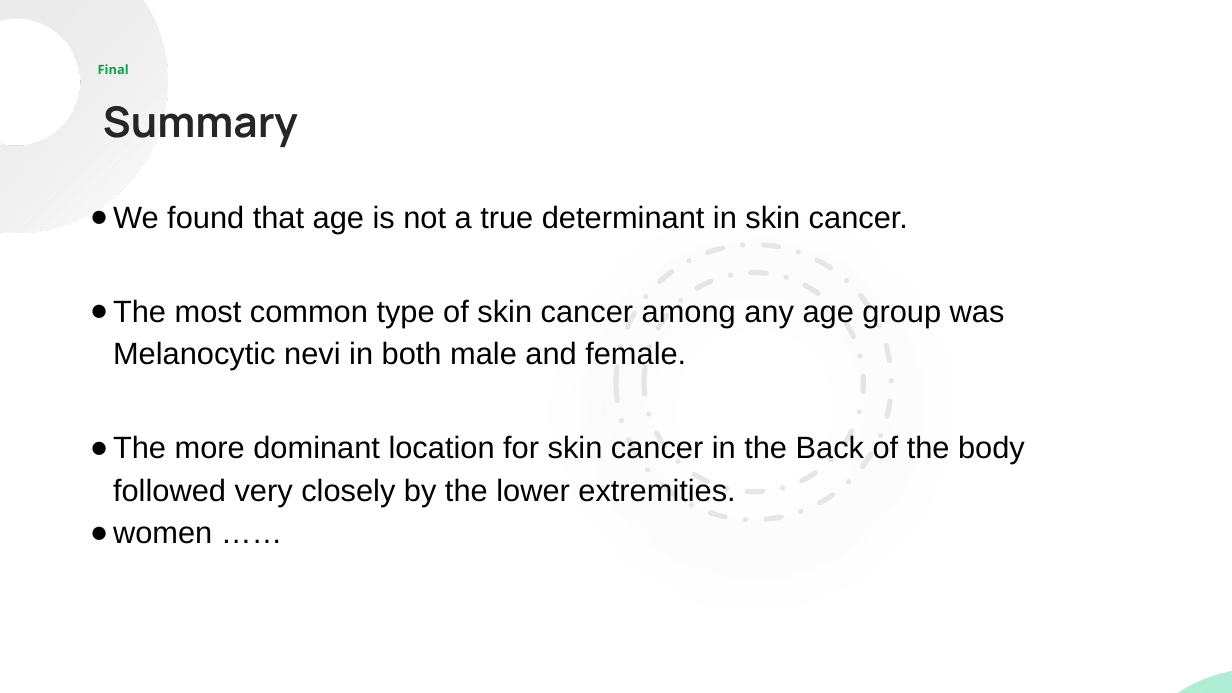
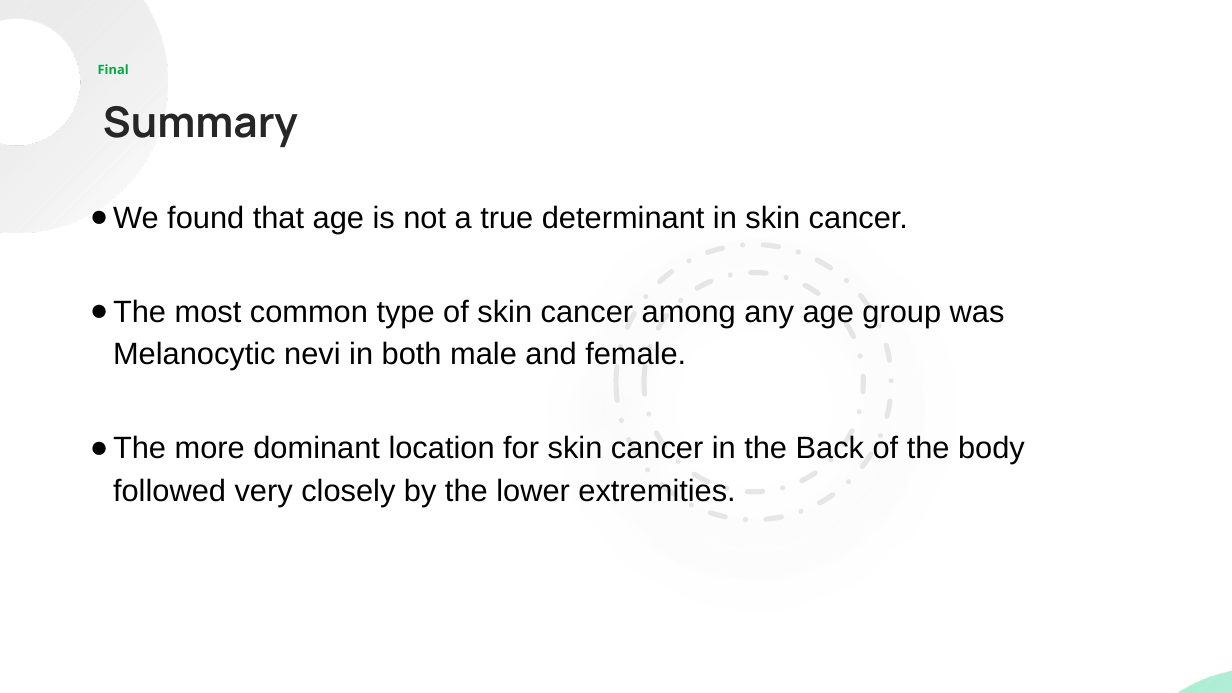
Before and after one commit to Mcusac/Project-1, a slide deck: slide 14 of Skin Cancer Final .pptx (slide 15 before the commit). Drawn at 1232x693 pixels with LibreOffice and Linux fonts; fonts in the diff are those of the drawing. Boxes give left, top, right and bottom in pixels: in the first picture for what was removed or moved away, otherwise in the second. Text is boxed around its words. In the diff, an @@ line names an element or a change of style, - is before the commit and + after.

```diff
--- a/Skin Cancer Final .pptx
+++ b/Skin Cancer Final .pptx
@@ text at bbox=[113, 526, 212, 544]: paragraph removed @@
-● women ……
```
Also in this commit, not shown: 2 other slides changed, 2 slides added, 3 slides removed.
